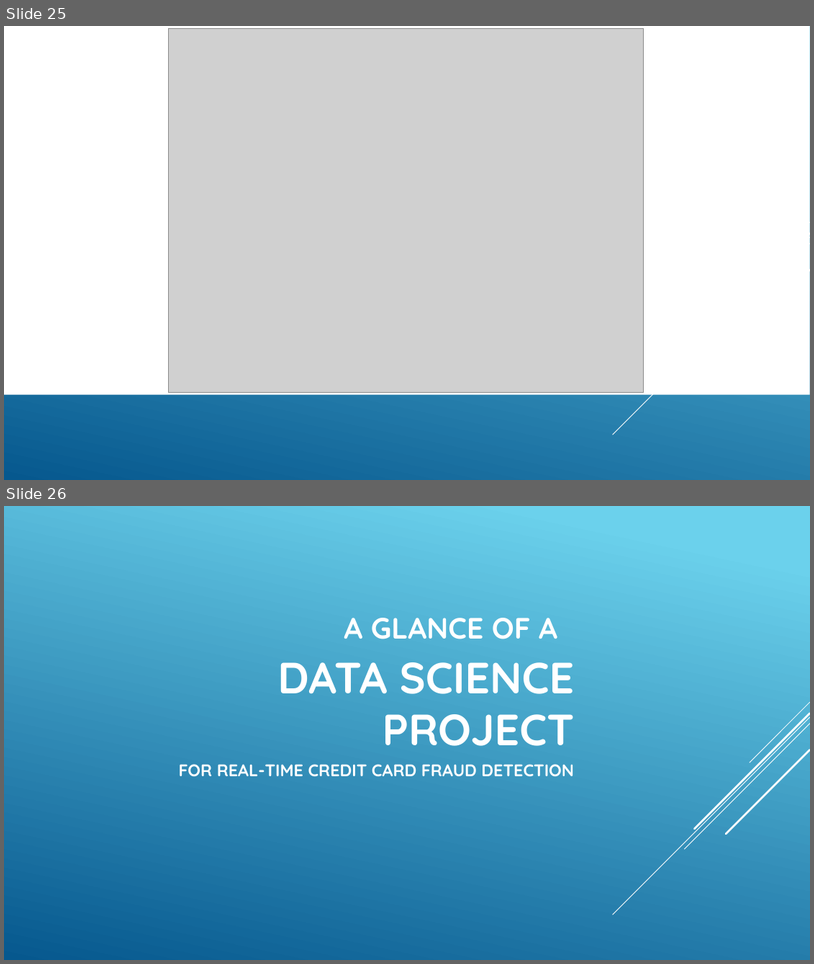
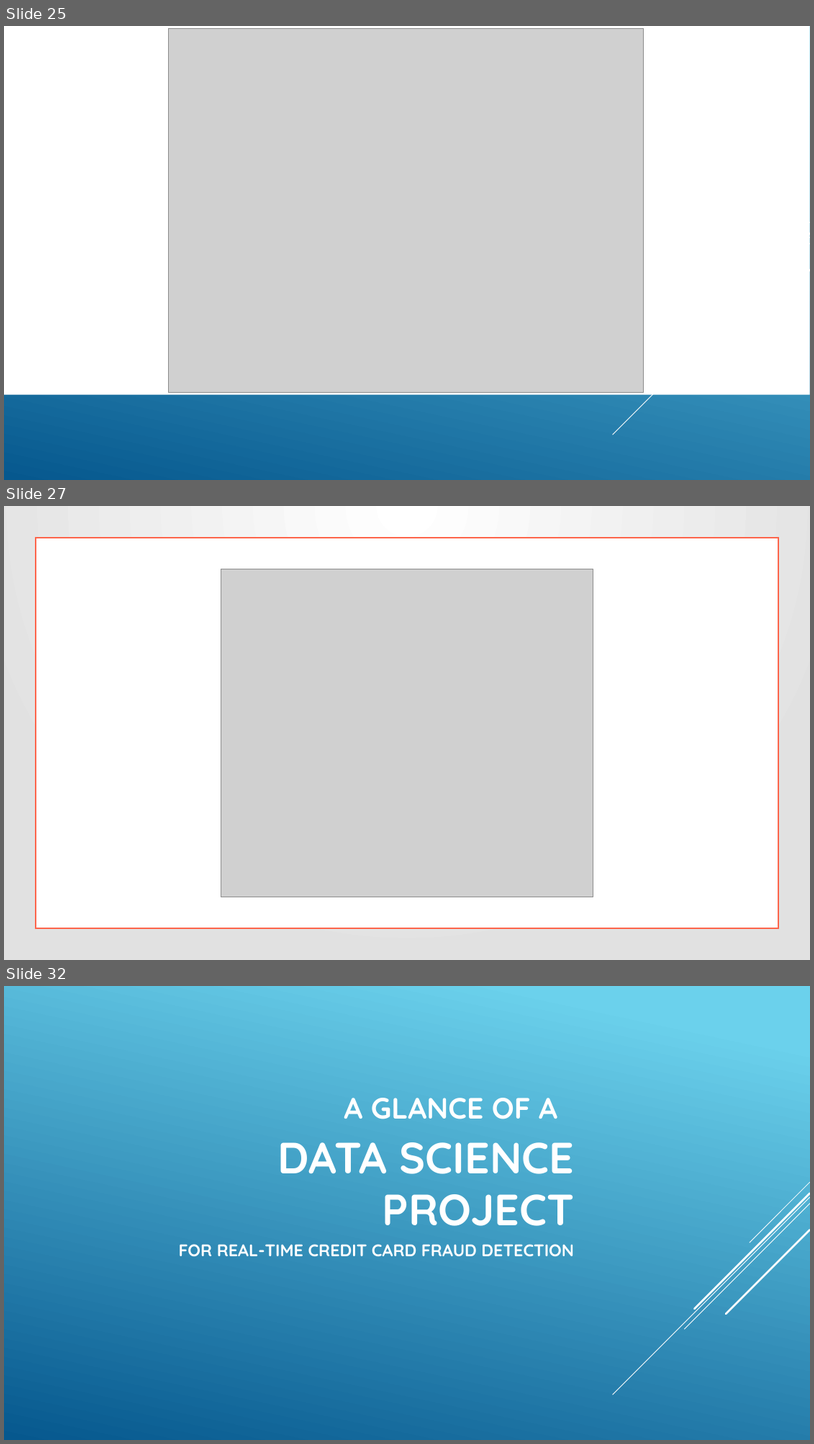
Before and after one commit to pengdsci/STA551, a slide deck: w01/What-is-data-sience.pptx. Shown one above the other, each under a label of ours: slides 25 and 26 before the commit, slides 25, 27 and 32 after it; the slides between them are not shown. The pictures are 814x964 and 814x1444 pixels, drawn with LibreOffice and Linux fonts; fonts in the diff are those of the drawing; grey boxes stand for pictures. Boxes give left, top, right and bottom in pixels: in the first picture for what was removed or moved away, otherwise in the second. Text is boxed around its words. In the diff, an @@ line names an element or a change of style, - is before the commit and + after.

```diff
--- a/w01/What-is-data-sience.pptx
+++ b/w01/What-is-data-sience.pptx
@@ slide 27 added at <box>4,506,810,960</box>, background gradient #6ED2EB to #06588E @@
@@ rectangle added at <box>4,506,810,960</box>, fill gradient #FFFFFF to #E1E1E1 @@
@@ rectangle added at <box>36,538,779,928</box>, fill #FFFFFF, outline #FD654B 1.75 pt @@
@@ picture added at <box>221,569,593,896</box> @@
@@ group added at <box>613,702,810,914</box>: 5 lines @@
@@ what was slide 26 is now slide 32 @@
```
Also in this commit, not shown: 5 other slides added, 1 other file.
